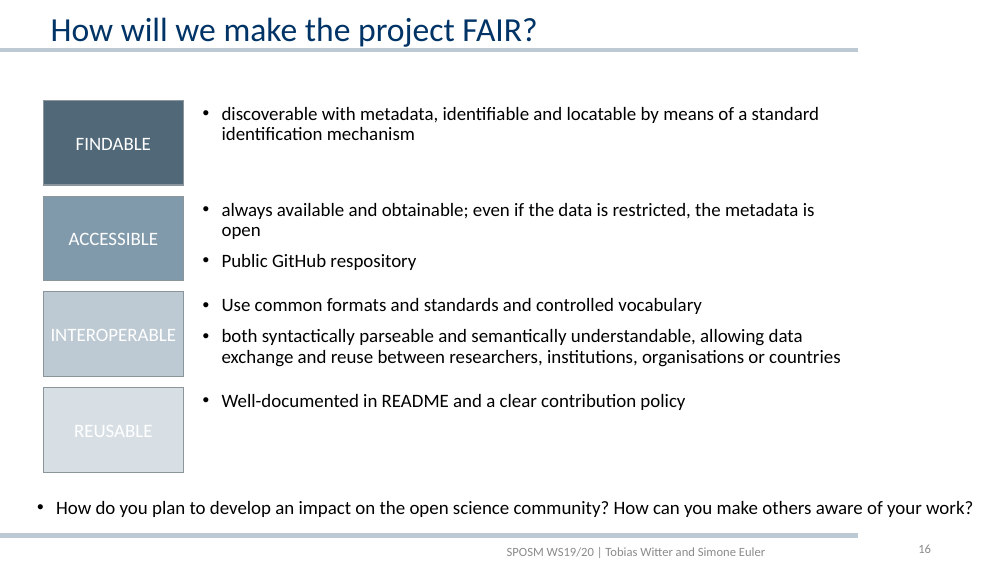
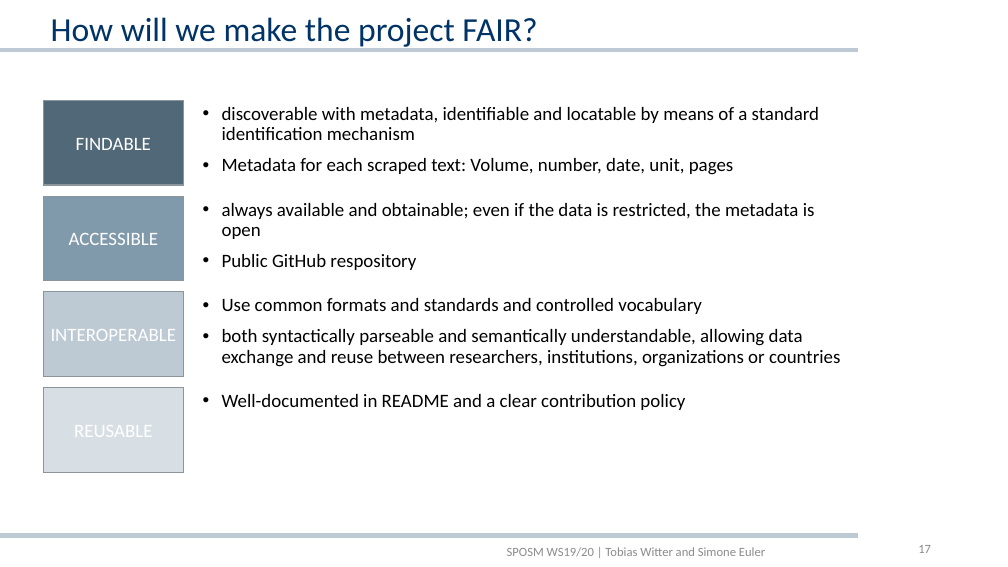
Before and after one commit to towitter/crec_scrape, a slide deck: slide 17 of pres/Presentation_SPOSM.pptx (slide 16 before the commit). Drawn at 1008x567 pixels with LibreOffice and Linux fonts; fonts in the diff are those of the drawing; background and template pictures are left out. Boxes give left, top, right and bottom in pixels: in the first picture for what was removed or moved away, otherwise in the second. Text is boxed around its words. In the diff, an @@ line names an element or a change of style, - is before the commit and + after.

Commit message:
updated slides

```diff
--- a/pres/Presentation_SPOSM.pptx
+++ b/pres/Presentation_SPOSM.pptx
@@ text at [222,158,734,175]: paragraph added @@
+• Metadata for each scraped text: Volume, number, date, unit, pages
@@ text at [222,329,840,367]: text changed @@
-• both syntactically parseable and semantically understandable, allowing data exchange and reuse between researchers, institutions, organisations or countries
+• both syntactically parseable and semantically understandable, allowing data exchange and reuse between researchers, institutions, organizations or countries
@@ text removed at [56,501,973,517] @@
-• How do you plan to develop an impact on the open science community? How can you make others aware of your work?
@@ page number at [918,545,931,553]: text changed @@
-16
+17
```
Also in this commit, not shown: 1 other slide changed, 1 slide added.
